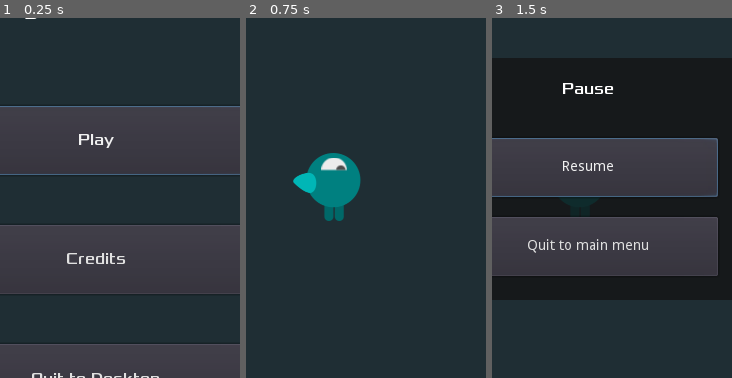
Above: before the commit, frames 1-3 (left to right).
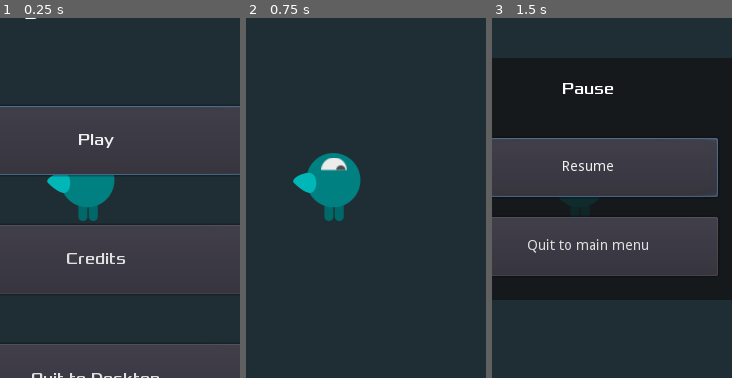
Above: after the commit, the same moments.

Repository: AlixBarreaux/dodge-the-beasties
Game: Godot game, scene res://scenes/Main.tscn
Same seed, same stepped clock (60 frames per second), same inputs: the game is played once before the commit and once after it.
Inputs (mouse positions are % of the whole screen's width and height, from its top left):
- Up to frame 1 (0.25 s): no input
- Up to frame 2 (0.75 s): click "Play" at 0.5 s
- Up to frame 3 (1.5 s): click (92, 5) at 1.25 s
The pictures show only the part of the screen within x 30-80%, y 28-78%; the shares and areas given below are measured in that part.

The runs differ from the first frame. In frame 1, 2.2% of the frame differs, in the area x 19-48%, y 43-57%; in frame 2, nothing differs; in frame 3, nothing differs.

Commit message:
Feature: Start implementing mouse click to move player + add temporary TEST scene

Diff:
--- /dev/null
+++ b/TEST.tscn
@@ -0,0 +1,14 @@
+[gd_scene load_steps=3 format=2]
+
+[ext_resource path="res://assets/sprites/hero/hero_body_spritesheet.png" type="Texture" id=1]
+[ext_resource path="res://scenes/Player.tscn" type="PackedScene" id=2]
+
+[node name="Node2D" type="Node2D"]
+
+[node name="Player" parent="." instance=ExtResource( 2 )]
+position = Vector2( 241, 265 )
+current_speed = 50
+
+[node name="Sprite" type="Sprite" parent="."]
+position = Vector2( 237, 106 )
+texture = ExtResource( 1 )
--- a/scenes/gui/HUD.tscn
+++ b/scenes/gui/HUD.tscn
@@ -112,12 +112,13 @@
 margin_top = 27.0
 margin_right = 480.0
 margin_bottom = 63.0
+mouse_filter = 2
 size_flags_horizontal = 3
 size_flags_vertical = 3
 theme = ExtResource( 2 )
 bbcode_enabled = true
 bbcode_text = "[center]High Score:  99999999[/center]"
-text = "[center]High Score:  99999999[/center]"
+text = "High Score:  99999999"
 __meta__ = {
 "_editor_description_": ""
 }
@@ -137,6 +138,7 @@
 }
 
 [node name="MainMenu" parent="." instance=ExtResource( 1 )]
+mouse_filter = 2
 
 [node name="MessageTimer" type="Timer" parent="."]
 wait_time = 2.0
@@ -184,6 +186,7 @@
 
 [node name="PauseMenu" parent="." instance=ExtResource( 7 )]
 visible = false
+mouse_filter = 2
 
 [node name="AnimationPlayer" type="AnimationPlayer" parent="."]
 root_node = NodePath("../MainMenu")
--- a/scenes/gui/MainMenu.tscn
+++ b/scenes/gui/MainMenu.tscn
@@ -97,8 +97,6 @@
 margin_bottom = 14.0
 rect_pivot_offset = Vector2( 240, 21 )
 custom_fonts/normal_font = SubResource( 1 )
-text = "[center]Dodge The Creeps
-Reloaded[/center]"
 
 [node name="VBoxContainer" type="VBoxContainer" parent="."]
 anchor_right = 1.0
@@ -183,6 +181,7 @@
 
 [node name="CreditsMenu" parent="." instance=ExtResource( 5 )]
 visible = false
+mouse_filter = 2
 
 [connection signal="visibility_changed" from="." to="." method="_on_MainMenu_visibility_changed"]
 [connection signal="pressed" from="VBoxContainer/PlayButton" to="." method="_on_PlayButton_pressed"]
--- a/scripts/player.gd
+++ b/scripts/player.gd
@@ -37,8 +37,22 @@
 	self._initialize()
 	return
 
+var distance_between_click_and_player: float = 0.0
+var mouse_event_global_position: Vector2 = Vector2(0.0, 0.0)
+
+func on_input_movement_mouse_sent(value: Vector2) -> void:
+	self.mouse_event_global_position = value
+	self.distance_between_click_and_player = value.distance_to(get_parent().global_position)
+	return
 
 func _physics_process(delta: float) -> void:
+	print("Dist click player: ", distance_between_click_and_player)
+	if not mouse_event_global_position == Vector2(0.0, 0.0):
+		global_position = global_position.move_toward(mouse_event_global_position, delta * current_speed)
+#	print(global_position)
+
+
+
 	self.position += self.direction * self.current_speed * delta
 	self.position.x = clamp(self.position.x, 0, screen_size.x)
 	self.position.y = clamp(self.position.y, 0, screen_size.y)
@@ -76,6 +90,7 @@
 	Events.connect("game_started", self, "on_game_started")
 	Events.connect("start_timer_timeout", self, "on_start_timer_timeout")
 
+	player_controller.connect("input_movement_mouse_sent", self, "on_input_movement_mouse_sent")
 	player_controller.connect("input_movement_direction_sent", self, "set_direction")
 
 	return
@@ -83,7 +98,7 @@
 
 func _initialize() -> void:
 	self.screen_size = get_viewport_rect().size
-	self.hide()
+#	self.hide()
 
 	animation_tree.active = true
 	eye_animation_tree.active = true
--- a/scripts/player_controller.gd
+++ b/scripts/player_controller.gd
@@ -4,19 +4,14 @@
 
 # ----------------------------- DECLARE VARIABLES -----------------------------
 
-signal input_movement_direction_sent
-
-# ---------------------------------- RUN CODE ---------------------------------
 
 var direction: Vector2 = Vector2(0.0, 0.0)
 
-#func _unhandled_key_input(event: InputEventKey) -> void:
-#	self.direction.x = Input.get_axis("move_left", "move_right")
-#	self.direction.y = Input.get_axis("move_up", "move_down")
-#
-#	emit_signal("input_direction_sent")
-#
-#	return
+signal input_movement_direction_sent
+signal input_movement_mouse_sent
+
+
+# ---------------------------------- RUN CODE ---------------------------------
 
 
 func _unhandled_input(event: InputEvent) -> void:
@@ -26,25 +21,21 @@
 #		print("Screen touch at: ", event.position)
 #		return
 #	if direction == Vector2(0.0, 0.0):
-	if event is InputEventMouseButton:
+
+	if event is InputEventMouseButton or event is InputEventMouseMotion:
 		if Input.is_action_pressed("left_mouse_button") or Input.is_action_pressed("right_mouse_button"):
-			print("Mouse button pressed at: ", event.global_position)
-			direction = event.global_position
-			print(direction)
+			if event.global_position != Vector2(0.0, 0.0):
+				emit_signal("input_movement_mouse_sent", event.global_position)
 
-#		if Input.is_action_just_released("left_mouse_button") or Input.is_action_just_released("right_mouse_button"):
-#			direction = Vector2(0.0, 0.0)
+		elif Input.is_action_just_released("left_mouse_button") or Input.is_action_just_released("right_mouse_button"):
+			emit_signal("input_movement_mouse_sent", Vector2(0.0, 0.0))
+		return
 
 
 	self.direction.x = Input.get_axis("move_left", "move_right")
 	self.direction.y = Input.get_axis("move_up", "move_down")
 
-
 	direction = direction.normalized()
-
-#	if self.direction == Vector2(0.0, 0.0):
-##		print(self.name, " : Direction ZERO -> ", direction)
-#		return
 
 	print(self.name, " : Direction -> ", direction)
 	emit_signal("input_movement_direction_sent", self.direction)
